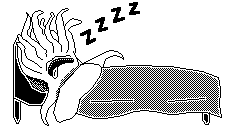
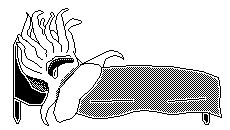
Revision of a layered 230 x 130 image; what changed, layer by layer:
painted on "Background" over [80, 2, 140, 45]
painted on "Layer #1" over [80, 2, 140, 45]
painted on "Layer #3" over [80, 2, 140, 45]
